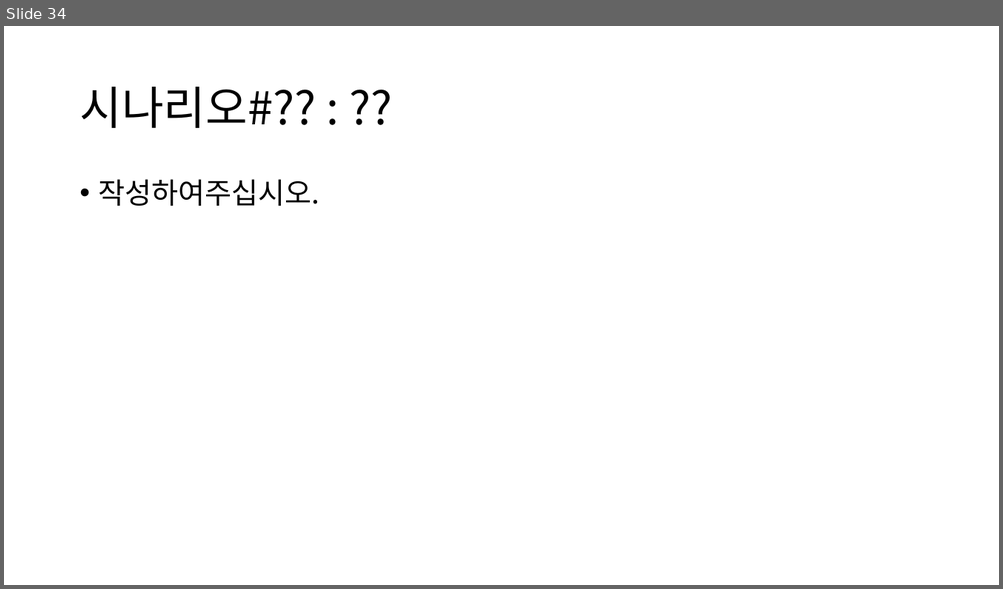
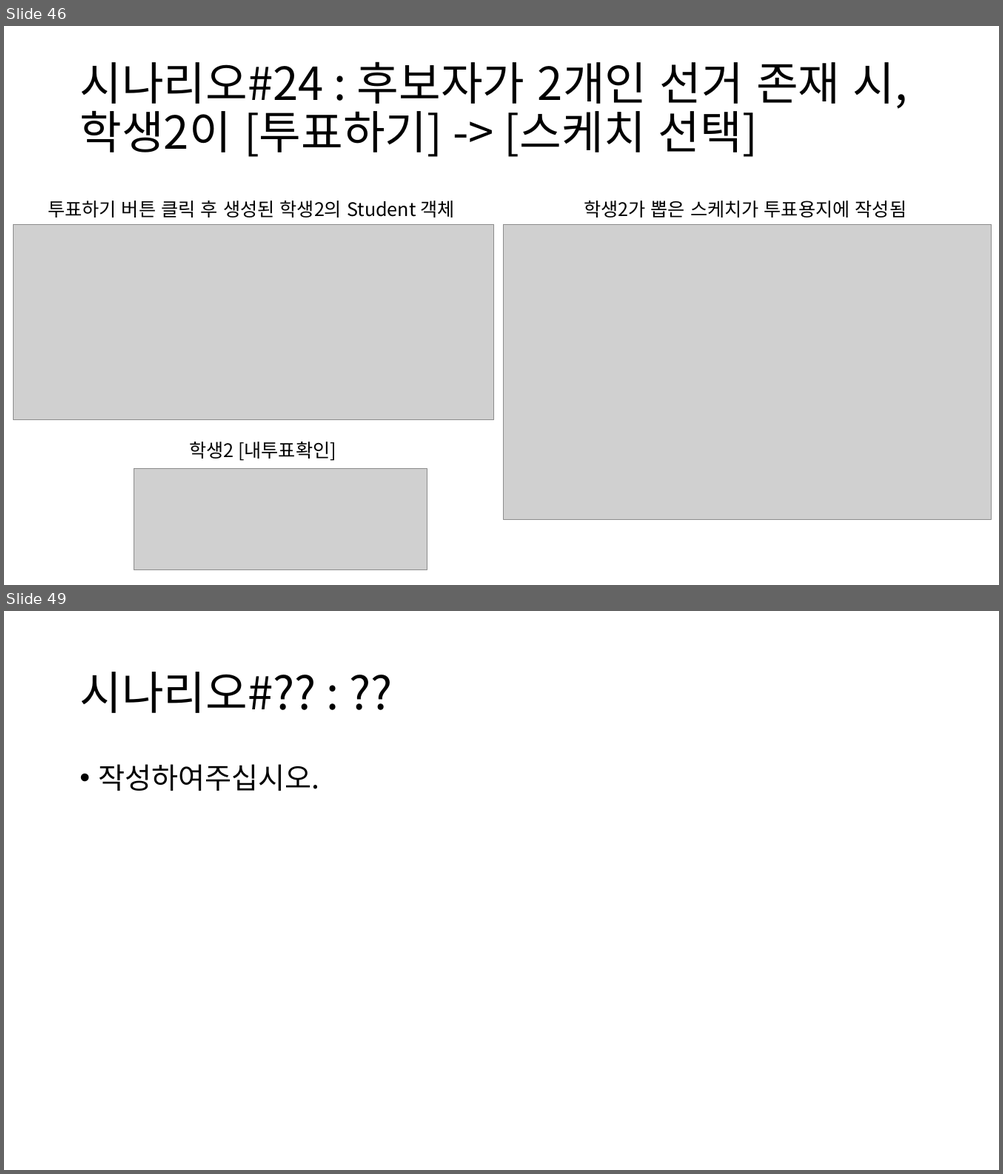
Before and after one commit to BL-UCKSS/evote-project, a slide deck: Document/Testcase/Testcase #1.pptx. Shown one above the other, each under a label of ours: slide 34 before the commit, slides 46 and 49 after it; the slides between them are not shown. The pictures are 1003x589 and 1003x1174 pixels, drawn with LibreOffice and Linux fonts; fonts in the diff are those of the drawing; grey boxes stand for pictures. Boxes give left, top, right and bottom in pixels: in the first picture for what was removed or moved away, otherwise in the second. Text is boxed around its words. In the diff, an @@ line names an element or a change of style, - is before the commit and + after.

```diff
--- a/Document/Testcase/Testcase #1.pptx
+++ b/Document/Testcase/Testcase #1.pptx
@@ slide 46 added at (4, 26, 999, 585), background #FFFFFF @@
@@ title added at (79, 62, 908, 157), 44 pt, text #000000 @@
+시나리오#24 : 후보자가 2개인 선거 존재 시, 학생2이 [투표하기] -> [스케치 선택]
@@ text added at (48, 201, 454, 218), 18 pt, text #000000 @@
+투표하기 버튼 클릭 후 생성된 학생2의 Student 객체
@@ text added at (583, 201, 907, 218), 18 pt, text #000000 @@
+학생2가 뽑은 스케치가 투표용지에 작성됨
@@ picture added at (14, 224, 494, 420) @@
@@ picture added at (504, 224, 991, 520) @@
@@ text added at (189, 442, 336, 461), 18 pt, text #000000 @@
+학생2 [내투표확인]
@@ picture added at (134, 469, 427, 571) @@
@@ what was slide 34 is now slide 49 @@
```
Also in this commit, not shown: 1 slide changed, 16 other slides added, 1 other file.
